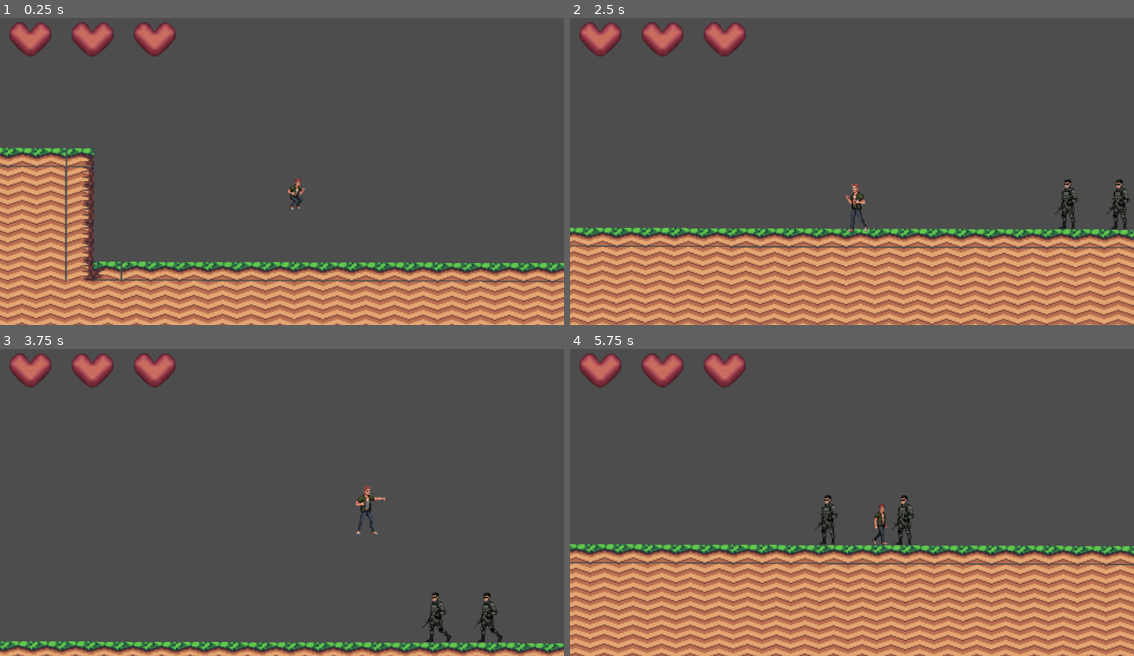
Above: before the commit, frames 1-4 (two rows, left to right).
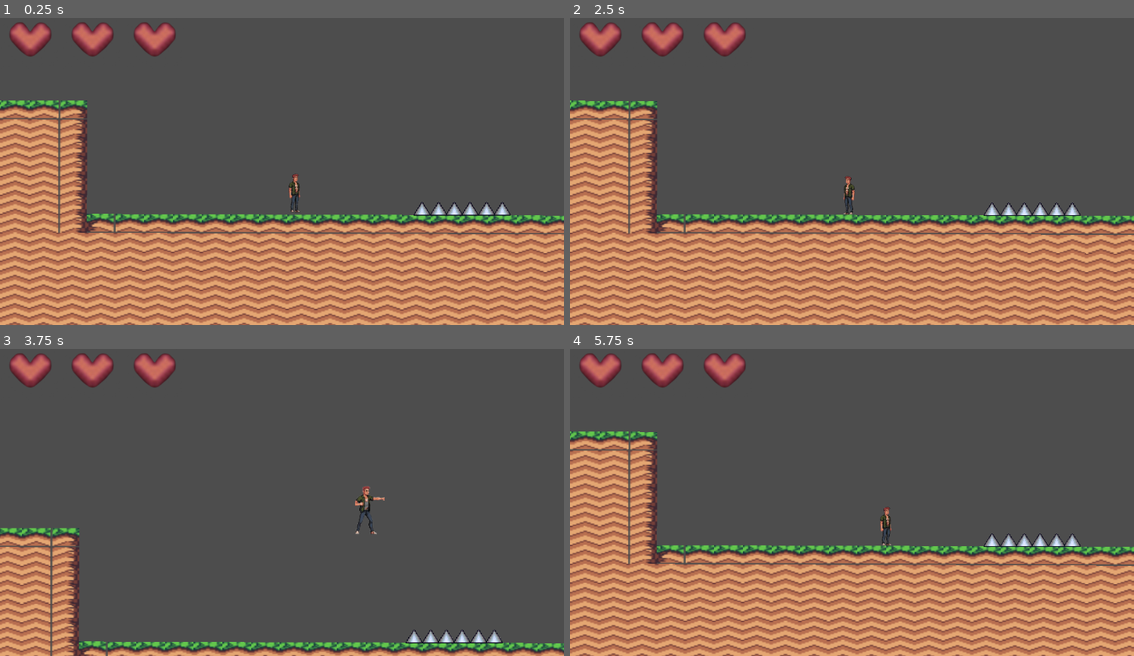
Above: after the commit, the same moments.

Repository: C4rloSegundo/jogo-folclore
Game: Godot game, scene res://demofloresta.tscn
Two runs of this game, one before a commit and one after it. Both use one fixed random seed, a clock stepped at 60 frames per second and the inputs below.
Inputs:
- Up to frame 1 (0.25 s): no input
- Up to frame 2 (2.5 s): hold D (direita) 0.53-2.03 s; tap K (atacar) at 0.6, 1.35, 2.1 s; tap Space (pular) at 0.77, 1.52 s; hold A (esquerda) from 2.03 s (still down)
- Up to frame 3 (3.75 s): release A (esquerda) at 2.78 s; hold D (direita) from 2.78 s (still down); tap K (atacar) at 2.85, 3.6 s; tap Space (pular) at 3.02 s
- Up to frame 4 (5.75 s): tap Space (pular) at 3.77, 4.52 s; release D (direita) at 4.28 s; hold A (esquerda) 4.28-5.03 s; tap K (atacar) at 4.35, 5.1 s; hold D (direita) from 5.03 s (still down)

The runs differ from the first frame. In frame 1, 31% of the frame differs, in the area x 0-100%, y 26-100%; in frame 2, 32%; in frame 3, 9.1%; in frame 4, 28%.

Commit message:
espinhos adicionados

Diff:
--- a/demofloresta.tscn
+++ b/demofloresta.tscn
@@ -7,6 +7,7 @@
 [ext_resource type="PackedScene" uid="uid://xglyfkoqg2ou" path="res://inimigos.tscn" id="4_ncleg"]
 [ext_resource type="Texture2D" uid="uid://ngjt1i6r300j" path="res://assets/cenario/background.jpg" id="5_5rnve"]
 [ext_resource type="PackedScene" uid="uid://d3d8ifa4ywumy" path="res://hud.tscn" id="7_lnard"]
+[ext_resource type="PackedScene" uid="uid://crhbn457e4ea2" path="res://espinho.tscn" id="8_orw4n"]
 
 [sub_resource type="PhysicsMaterial" id="PhysicsMaterial_b676b"]
 
@@ -894,7 +895,7 @@
 layer_0/tile_data = PackedInt32Array(983057, 0, 21, 1114129, 65536, 22, 983058, 65536, 21, 1048594, 65536, 22, 1114130, …(21295 unchanged characters)…
 
 [node name="personagem" parent="." instance=ExtResource("3_b676b")]
-position = Vector2(689, 190)
+position = Vector2(696, 243)
 
 [node name="inimigos" parent="." instance=ExtResource("4_ncleg")]
 position = Vector2(1226, 269)
@@ -926,6 +927,26 @@
 
 [node name="hud" parent="." instance=ExtResource("7_lnard")]
 
+[node name="Espinho" parent="." instance=ExtResource("8_orw4n")]
+position = Vector2(839, 293)
+
+[node name="Espinho2" parent="." instance=ExtResource("8_orw4n")]
+position = Vector2(856, 293)
+
+[node name="Espinho3" parent="." instance=ExtResource("8_orw4n")]
+position = Vector2(872, 293)
+
+[node name="Espinho4" parent="." instance=ExtResource("8_orw4n")]
+position = Vector2(888, 293)
+
+[node name="Espinho5" parent="." instance=ExtResource("8_orw4n")]
+position = Vector2(905, 293)
+
+[node name="Espinho6" parent="." instance=ExtResource("8_orw4n")]
+position = Vector2(921, 293)
+
+[connection signal="saude_mudou" from="personagem/curumin" to="hud/ContainerCoracoes" method="_on_curumin_saude_mudou"]
 [connection signal="body_entered" from="ZonaDeMorte" to="." method="_on_zona_de_morte_body_entered"]
 
+[editable path="personagem"]
 [editable path="hud"]
--- /dev/null
+++ b/espinho.gd
@@ -0,0 +1,10 @@
+extends Area2D
+
+# Você pode mudar esse valor no Inspector para espinhos mais fortes!
+@export var quantidade_dano: int = 1
+
+func _on_body_entered(body):
+	# Verifica se o corpo que entrou tem a função de tomar dano (ou seja, é o Player)
+	if body.has_method("levar_dano"):
+		print("Espinho atingiu: ", body.name)
+		body.levar_dano(quantidade_dano)
--- /dev/null
+++ b/espinho.tscn
@@ -0,0 +1,20 @@
+[gd_scene load_steps=3 format=3 uid="uid://crhbn457e4ea2"]
+
+[ext_resource type="Script" uid="uid://cqb6sfm23dt5t" path="res://espinho.gd" id="1_cmi34"]
+[ext_resource type="Texture2D" uid="uid://skm5hy3d0wcr" path="res://assets/inimigos/espinho-removebg-preview.png" id="2_7qu5q"]
+
+[node name="Espinho" type="Node2D"]
+
+[node name="espinho" type="Area2D" parent="."]
+position = Vector2(1, -2)
+script = ExtResource("1_cmi34")
+
+[node name="Sprite2D" type="Sprite2D" parent="espinho"]
+position = Vector2(-1.0000019, -5)
+scale = Vector2(0.058000002, 0.049999982)
+texture = ExtResource("2_7qu5q")
+
+[node name="CollisionPolygon2D" type="CollisionPolygon2D" parent="espinho"]
+polygon = PackedVector2Array(-9, 2, 7, 2, 7, 2, -1, -11, -1, -11)
+
+[connection signal="body_entered" from="espinho" to="espinho" method="_on_body_entered"]
--- a/hud.tscn
+++ b/hud.tscn
@@ -1,7 +1,7 @@
 [gd_scene load_steps=3 format=3 uid="uid://d3d8ifa4ywumy"]
 
 [ext_resource type="Script" uid="uid://dfkp6y6fmc50o" path="res://container_coracoes.gd" id="1_64ctp"]
-[ext_resource type="Texture2D" uid="uid://db3ro0cynr83e" path="res://assets/hud/image-removebg-preview (1).png" id="2_8sq4i"]
+[ext_resource type="Texture2D" uid="uid://db3ro0cynr83e" path="res://hud/image-removebg-preview (1).png" id="2_8sq4i"]
 
 [node name="hud" type="CanvasLayer"]
 
--- a/inimigos.tscn
+++ b/inimigos.tscn
@@ -20,13 +20,13 @@
 atlas = ExtResource("2_8pes2")
 region = Rect2(0, 682, 341, 341)
 
+[sub_resource type="AtlasTexture" id="AtlasTexture_8pes2"]
+atlas = ExtResource("3_8pes2")
+region = Rect2(413, 341, 195, 341)
+
 [sub_resource type="AtlasTexture" id="AtlasTexture_0tcue"]
 atlas = ExtResource("3_8pes2")
-region = Rect2(341, 0, 341, 341)
-
-[sub_resource type="AtlasTexture" id="AtlasTexture_d7x0g"]
-atlas = ExtResource("3_8pes2")
-region = Rect2(682, 682, 341, 341)
+region = Rect2(0, 828, 369, 138)
 
 [sub_resource type="SpriteFrames" id="SpriteFrames_0tcue"]
 animations = [{
@@ -54,25 +54,24 @@
 }, {
 "frames": [{
 "duration": 1.0,
-"texture": SubResource("AtlasTexture_0tcue")
+"texture": SubResource("AtlasTexture_8pes2")
 }, {
 "duration": 1.0,
-"texture": SubResource("AtlasTexture_d7x0g")
+"texture": SubResource("AtlasTexture_0tcue")
 }],
 "loop": false,
 "name": &"morrendo",
 "speed": 5.0
 }]
 
-[sub_resource type="CapsuleShape2D" id="CapsuleShape2D_d7x0g"]
-radius = 28.551502
-height = 167.48581
+[sub_resource type="RectangleShape2D" id="RectangleShape2D_iaahx"]
+size = Vector2(73.47066, 144.38431)
 
 [sub_resource type="RectangleShape2D" id="RectangleShape2D_klq5n"]
 size = Vector2(61.225555, 147.272)
 
 [sub_resource type="RectangleShape2D" id="RectangleShape2D_8pes2"]
-size = Vector2(44.7993, 82.1753)
+size = Vector2(22.85682, 39.507343)
 
 [node name="inimigos" type="Node2D"]
 position = Vector2(2, -27)
@@ -86,15 +85,16 @@
 script = ExtResource("1_klq5n")
 
 [node name="Sprite" type="AnimatedSprite2D" parent="soldado"]
-position = Vector2(-1.9073486e-06, 0)
+position = Vector2(9.183834, -2.8876877)
 scale = Vector2(0.497, 0.497)
 sprite_frames = SubResource("SpriteFrames_0tcue")
-animation = &"andar"
+animation = &"morrendo"
 autoplay = "andar"
 
 [node name="CollisionShape2D" type="CollisionShape2D" parent="soldado"]
-position = Vector2(8.34465e-07, -2.887683)
-shape = SubResource("CapsuleShape2D_d7x0g")
+position = Vector2(2.3841858e-06, 5.7753754)
+scale = Vector2(1.0000001, 1)
+shape = SubResource("RectangleShape2D_iaahx")
 
 [node name="detector_parede" type="RayCast2D" parent="soldado"]
 exclude_parent = false
@@ -105,6 +105,7 @@
 target_position = Vector2(16, 500)
 
 [node name="Hurtbox" type="Area2D" parent="soldado" groups=["inimigos"]]
+visible = false
 collision_layer = 16
 collision_mask = 4
 
@@ -114,10 +115,8 @@
 shape = SubResource("RectangleShape2D_klq5n")
 
 [node name="HitboxDano" type="Area2D" parent="soldado"]
-visible = false
 
 [node name="CollisionShape2D" type="CollisionShape2D" parent="soldado/HitboxDano"]
-visible = false
-position = Vector2(1.53063, 14.4384)
+position = Vector2(-1.5306416, 2.8876877)
 scale = Vector2(3.34832, 3.65462)
 shape = SubResource("RectangleShape2D_8pes2")
--- a/soldado.gd
+++ b/soldado.gd
@@ -2,7 +2,7 @@
 
 # --- Variáveis de Patrulha ---
 @export var speed = 40.0
-var gravity = 1000.0 # Define a gravidade para o inimigo
+var gravity = 100.0 # Define a gravidade para o inimigo
 var direction = -1     # Começa andando para a esquerda
 
 # --- Variáveis de Combate ---
Binary file added: assets/inimigos/espinho-removebg-preview.png
Not shown, added: assets/inimigos/espinho-removebg-preview.png.import
Not shown: 1 places in demofloresta.tscn that only renumber resources
Not shown, added: espinho.gd.uid
Renamed: assets/hud/image-removebg-preview (1).png -> hud/image-removebg-preview (1).png
Not shown, changed: hud/image-removebg-preview (1).png.import
